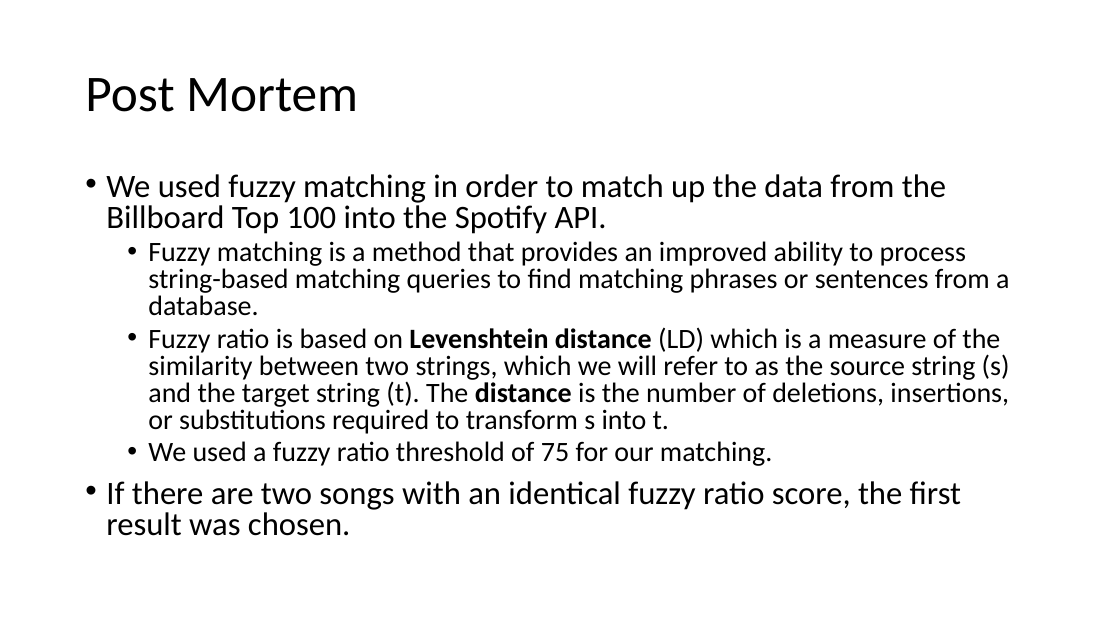
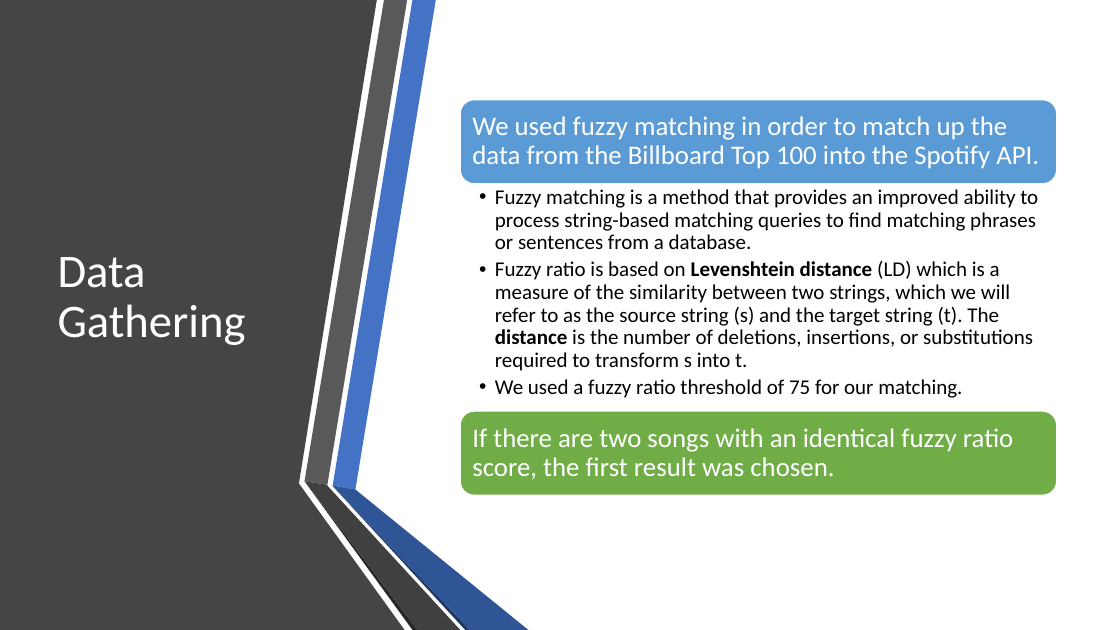
Before and after one commit to wwenash/New_improved_repo, a slide deck: slide 9 of SongMetrics_Presentation/Spotify Presentation.pptx. Drawn at 1120x630 pixels with LibreOffice and Linux fonts; fonts in the diff are those of the drawing. Boxes give left, top, right and bottom in pixels: in the first picture for what was removed or moved away, otherwise in the second. Text is boxed around its words. In the diff, an @@ line names an element or a change of style, - is before the commit and + after.

```diff
--- a/SongMetrics_Presentation/Spotify Presentation.pptx
+++ b/SongMetrics_Presentation/Spotify Presentation.pptx
@@ freeform shape added at (0, 0, 405, 630), fill #454545 @@
@@ title removed at (85, 78, 358, 112) @@
-Post Mortem
@@ text at (106, 174, 946, 234): paragraph removed @@
-• We used fuzzy matching in order to match up the data from the Billboard Top 100 into the Spotify API.
@@ text "Fuzzy matching is a method ...": place and size @@
-text "Fuzzy matching is a method ..." at (106, 174, 1010, 536)
+text "Fuzzy matching is a method ..." at (495, 189, 1038, 398)
@@ text "Fuzzy matching is a method ..." at (495, 189, 1038, 398): size 24 to 18 pt; indent changed; line spacing 0.8 to 0.9; less space between paragraphs @@
@@ title added at (58, 257, 246, 345), 40 pt, text #FFFFFF @@
+Data Gathering
@@ group added at (460, 100, 1057, 496): 2 rounded rectangles, 2 texts @@
+We used fuzzy matching in order to match up the data from the Billboard Top 100 into the Spotify API.
+If there are two songs with an identical fuzzy ratio score, the first result was chosen.
@@ text at (106, 481, 961, 536): paragraph removed @@
-• If there are two songs with an identical fuzzy ratio score, the first result was chosen.
@@ group added at (305, 0, 528, 630): 6 freeform shapes @@
```
Also in this commit, not shown: 4 other slides changed, 8 slides added, 4 slides removed.
